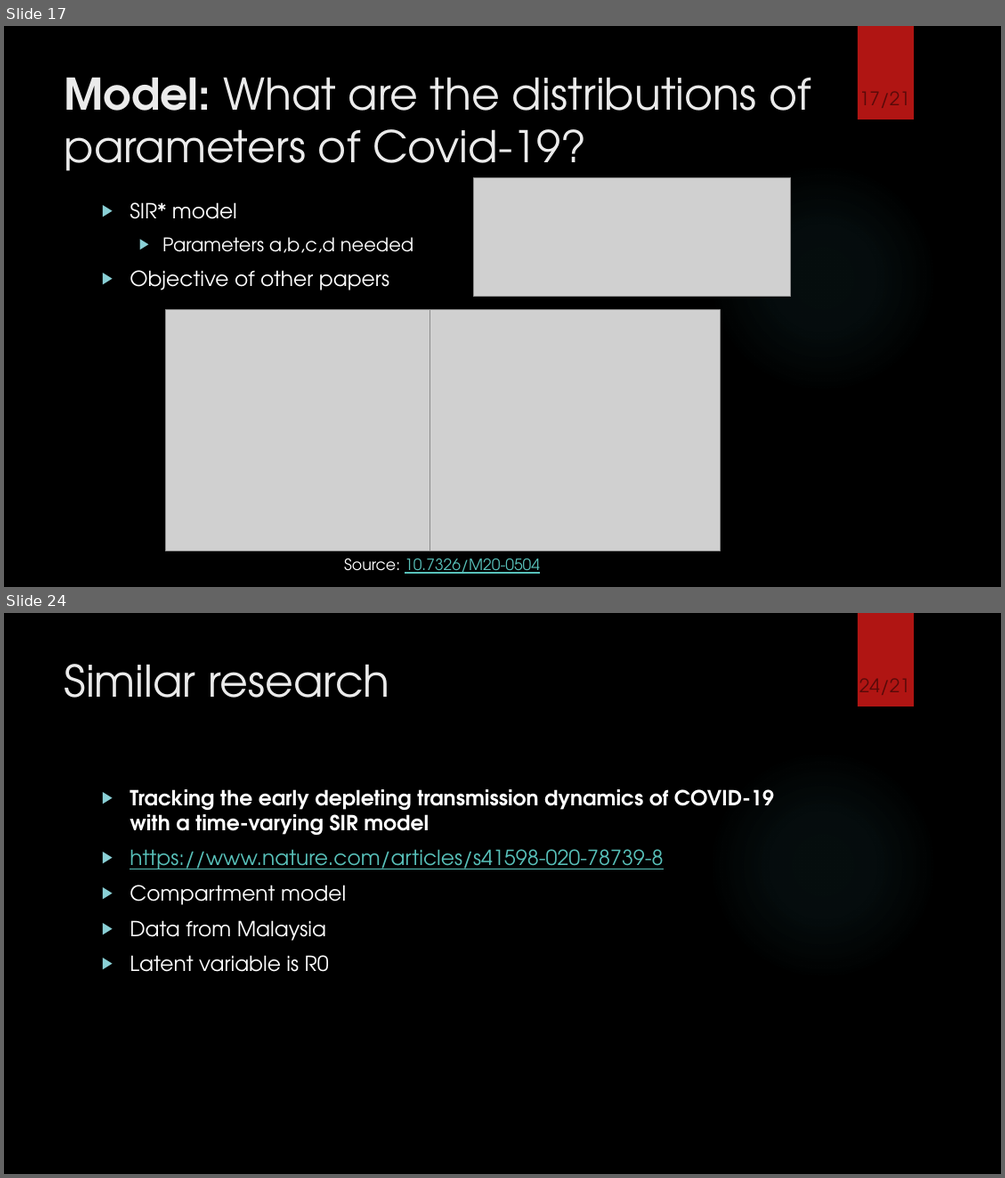
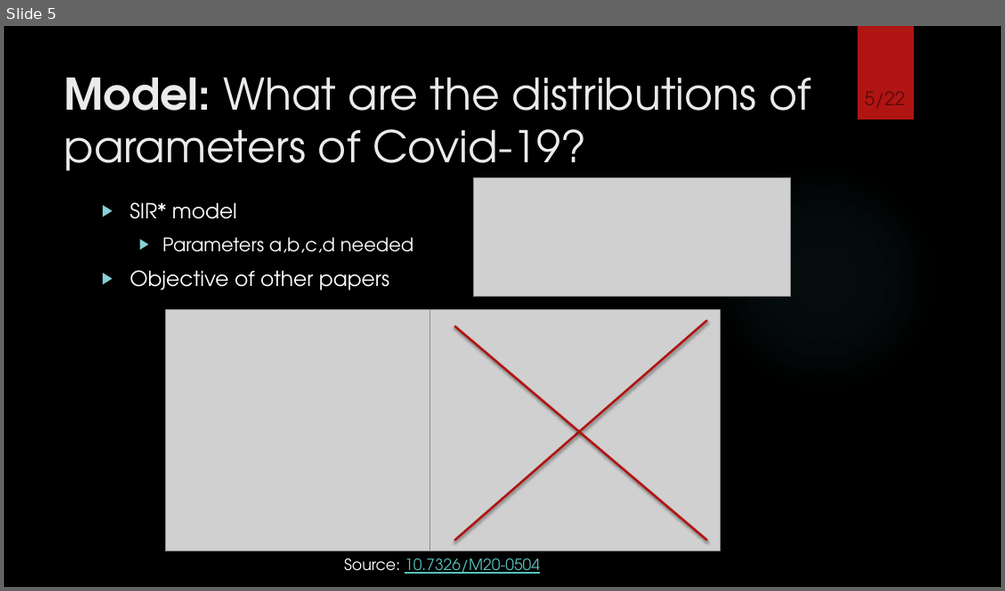
Before and after one commit to martinbenes1996/732A64, a slide deck: text/midterm.pptx. Shown one above the other, each under a label of ours: slides 17 and 24 before the commit, slide 5 after it; the slides between them are not shown. The pictures are 1005x1178 and 1005x591 pixels, drawn with LibreOffice and Linux fonts; fonts in the diff are those of the drawing; grey boxes stand for pictures; background and template pictures are left out. Boxes give left, top, right and bottom in pixels: in the first picture for what was removed or moved away, otherwise in the second. Text is boxed around its words. In the diff, an @@ line names an element or a change of style, - is before the commit and + after.

```diff
--- a/text/midterm.pptx
+++ b/text/midterm.pptx
@@ slide 24 removed at [4,613,1001,1174], background picture (left out); not listed: 2 template elements that a slide beside it also shows @@
@@ page number removed at [850,637,919,699] @@
-24/21
@@ title removed at [65,664,389,698] @@
-Similar research
@@ text removed at [129,789,774,972] @@
-▶ Tracking the early depleting transmission dynamics of COVID-19 with a time-varying SIR model
-▶ https://www.nature.com/articles/s41598-020-78739-8
-▶ Compartment model
-▶ Data from Malaysia
-▶ Latent variable is R0
@@ what was slide 17 is now slide 5 @@
@@ slide 5 changed as well @@
@@ page number at [850,50,919,112]: text changed @@
-17/21
+5/22
@@ line added from (455, 540) to (707, 321), #B01513 2.25 pt @@
@@ line added from (707, 540) to (455, 327), #B01513 2.25 pt @@
```
Also in this commit, not shown: 7 other slides changed, 11 slides added, 14 other slides removed, 19 other files.
